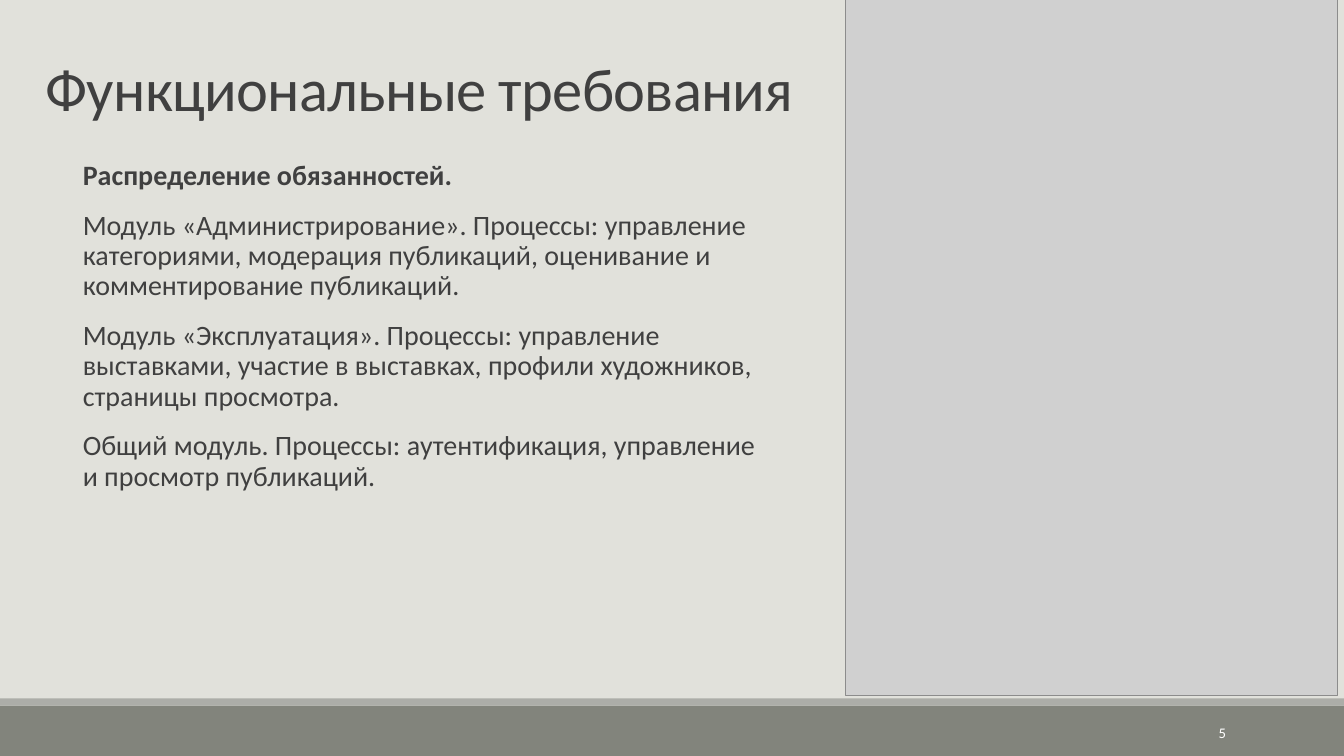
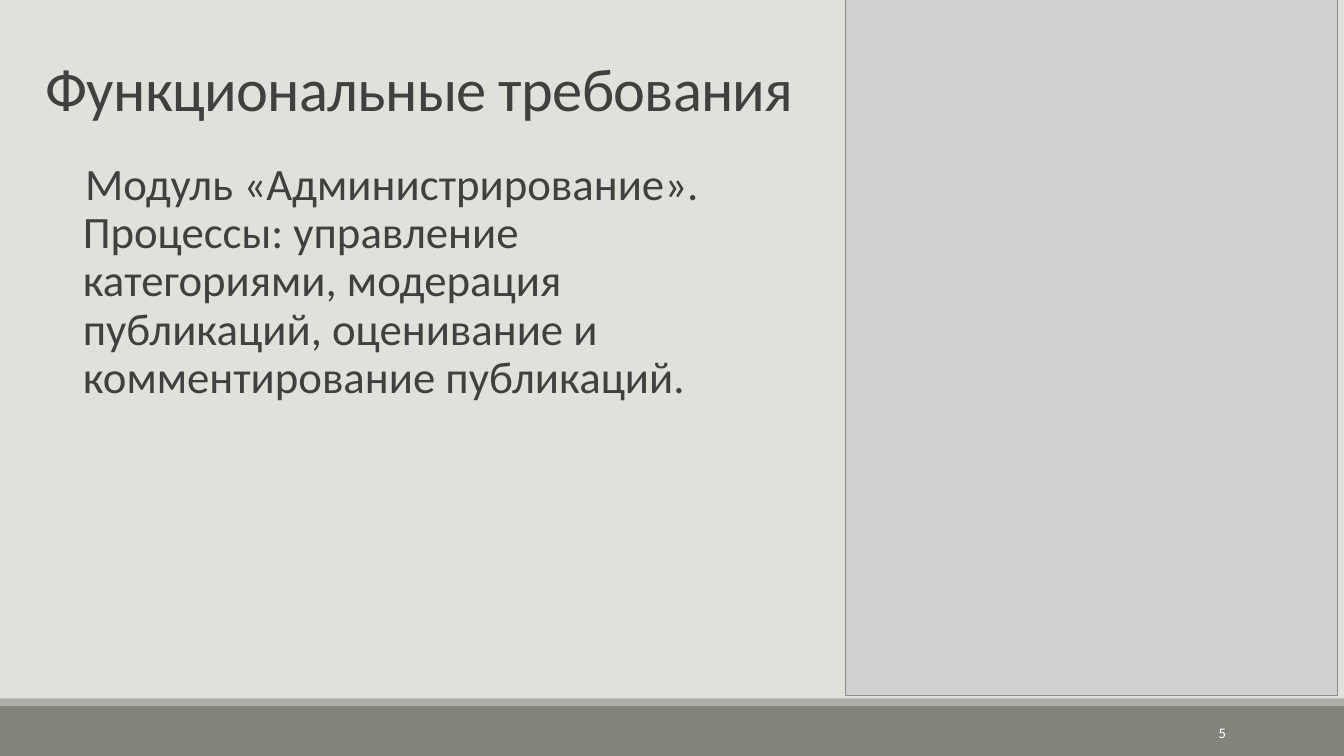
Before and after one commit to MaryZhminkovskaya/VAG_Mobile, a slide deck: slide 5 of Документы/ИСТ122_ТРМП_КП_Презентация_Жминьковская.pptx. Drawn at 1344x756 pixels with LibreOffice and Linux fonts; fonts in the diff are those of the drawing; grey boxes stand for pictures. Boxes give left, top, right and bottom in pixels: in the first picture for what was removed or moved away, otherwise in the second. Text is boxed around its words. In the diff, an @@ line names an element or a change of style, - is before the commit and + after.

```diff
--- a/Документы/ИСТ122_ТРМП_КП_Презентация_Жминьковская.pptx
+++ b/Документы/ИСТ122_ТРМП_КП_Презентация_Жминьковская.pptx
@@ text "Модуль «Администрирование». Процессы: управление категориями ..." at (83,171,698,401): size 20 to 32 pt @@
@@ text at (83,166,452,190): paragraph removed @@
-  Распределение обязанностей.
@@ text at (83,327,755,491): paragraphs removed @@
-  Модуль «Эксплуатация». Процессы: управление выставками, участие в выставках, профили художников, страницы просмотра.
-  Общий модуль. Процессы: аутентификация, управление и просмотр публикаций.
```
